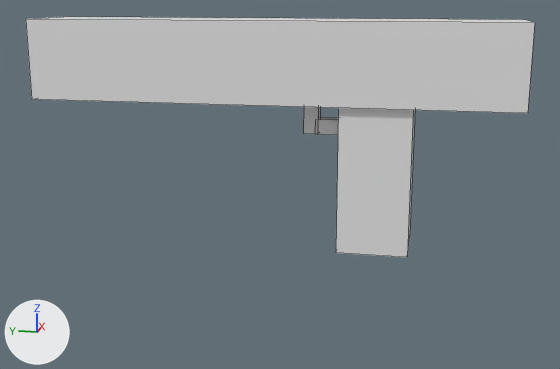
Renders of the FBX model Unity-Project/Assets/3DProject/Gameplay/Equipment/Gun/Gun.fbx from each side of a commit.
One viewpoint serves both versions: a 50 mm lens placed at (-3.16, -0.66, 1.5), pointed at (0.01, -0.03, 0.71). Arrows for +X, +Y and +Z are at lower left; the lights stay in place. Mesh edges are drawn as thin lines.
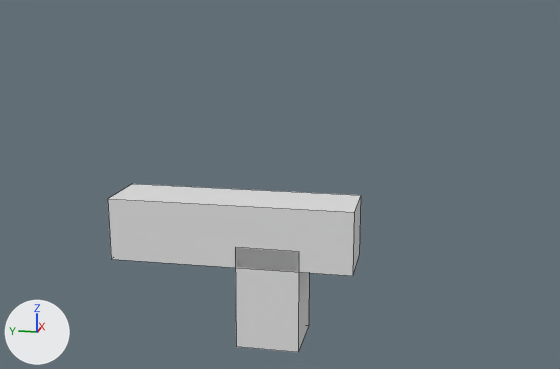
Changed parts and their boxes [x1, y1, x2, y2] in the pictures (560 x 369 px):
'Cube', reshaped (50% narrower, 30% shorter): before [26, 17, 535, 257]; after [108, 184, 361, 352]
part 1 of me_cube_003, added: after [108, 184, 361, 276]
part 2 of me_cube_003, added: after [235, 248, 309, 352]
part 3 of me_cube_003, deleted: before [26, 17, 535, 113]
part 4 of me_cube_003, deleted: before [336, 108, 415, 257]
part 5 of me_cube_003, deleted: before [303, 107, 320, 134]
part 6 of me_cube_003, deleted: before [315, 117, 338, 135]

Diff of the bpy script that builds the scene:
```diff
--- a/Unity-Project/Assets/3DProject/Gameplay/Equipment/Gun/Gun.fbx.py
+++ b/Unity-Project/Assets/3DProject/Gameplay/Equipment/Gun/Gun.fbx.py
@@ mat_material @@
+mat_material = principled_material('Material')
+mat_material.base_color = (0.8, 0.8, 0.8)  # white #e7e7e7
+mat_material.roughness = 0.4
@@ me_cube_003 @@
 me_cube_003.from_pydata(...)  # 32 vertices, 24 faces; spans x -0.17..0.17, y -1.0..1.0, z 0.48..1.4
 # used by ob_cube; location = (0.0, 0.0, 0.0)
+# me_cube_003 part 1: a new loose piece, a box spanning x -0.14..0.14, y -0.36..0.7, z 0.38..0.65, in mat_material (white #e7e7e7)
+# me_cube_003 part 2: a new loose piece, a box spanning x -0.14..0.14, y -0.14..0.14, z 0.01..0.47, in mat_material (white #e7e7e7)
+# me_cube_003 part 3: the loose piece of 8 vertices spanning x -0.17..0.17, y -1.0..1.0, z 1.07..1.4 is deleted
+# me_cube_003 part 4: the loose piece of 8 vertices spanning x -0.15..0.15, y -0.58..-0.29, z 0.48..1.12 is deleted
+# me_cube_003 part 5: the loose piece of 8 vertices spanning x -0.03..0.03, y -0.19..-0.13, z 0.94..1.08 is deleted
+# me_cube_003 part 6: the loose piece of 8 vertices spanning x -0.03..0.03, y -0.32..-0.18, z 0.94..1.0 is deleted
+me_cube_003.materials.append(mat_material)  # white #e7e7e7
```
